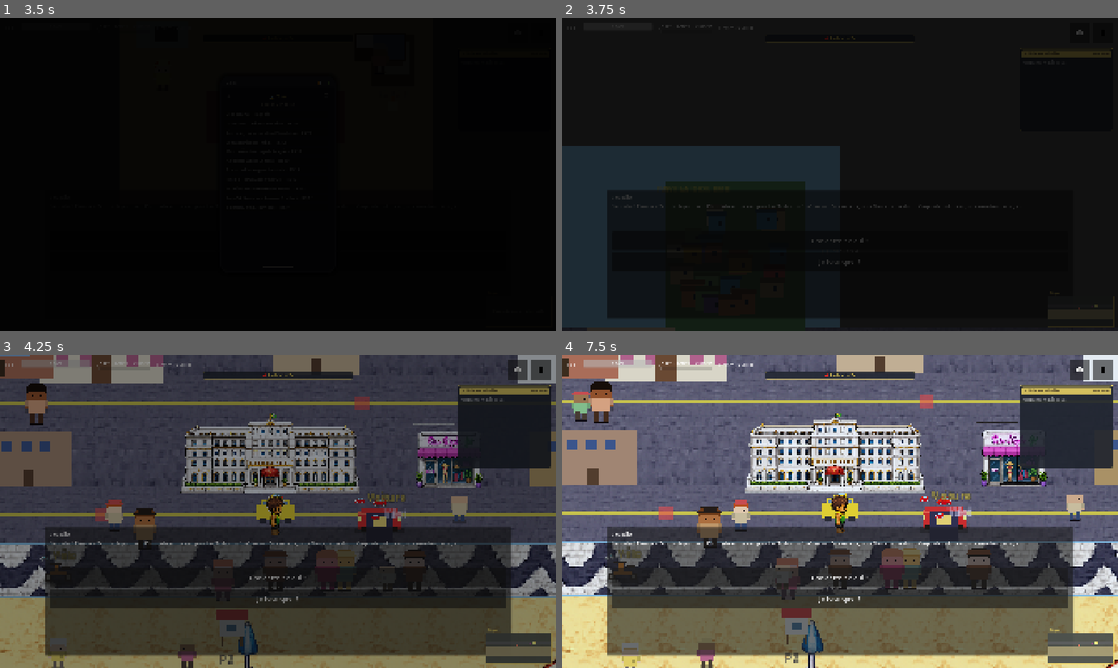
Above: before the commit, frames 1-4 (two rows, left to right).
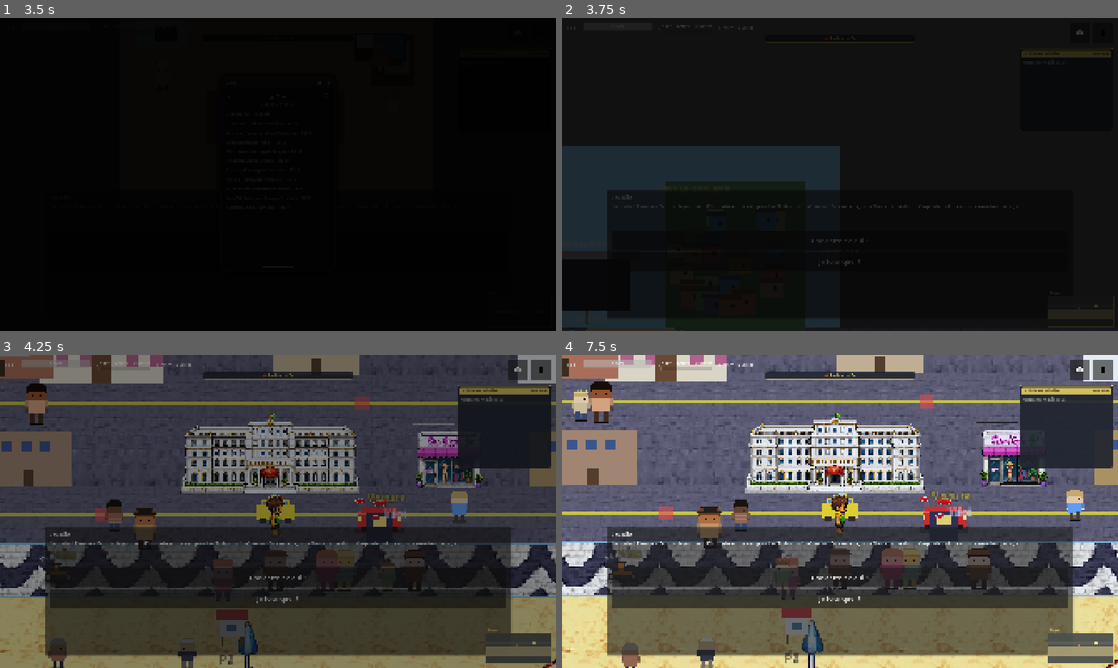
Above: after the commit, the same moments.

Repository: alexandreDavid/rio
Game: Godot game, scene res://scenes/main/Intro.tscn
Two runs of this game, one before a commit and one after it. Both use one fixed random seed, a clock stepped at 60 frames per second and the inputs below.
Inputs (mouse positions are in pixels of both pictures, inside the frame that each line leads up to):
- Up to frame 1 (3.5 s): click "Continuer" at 0.5 s; tap Enter (ui_accept) at 1.25 s; move the mouse to (400, 158) at 1.27 s; hold D (move_right) 1.28-2 s; hold E (interact) 1.28-2 s; click (400, 158) at 1.42 s; tap Space (jump) at 1.52 s; click "📱" at 2 s; click "🚕 Taxi" at 2.75 s
- Up to frame 2 (3.75 s): click "Copacabana — calçadão" at 3.5 s
- Up to frame 3 (4.25 s): no input
- Up to frame 4 (7.5 s): drag from (728, 527) to (923, 401) at 4.27 s; click "📖" at 5 s; click "Une dette ? À qui ?" at 5.75 s; click "Je ferai quoi ?" at 6.5 s; click "Fechar (J)" at 7.25 s

Frame 1 is identical in both runs. In frame 2, 1.4% of the frame differs, in the area x 0-9%, y 77-98%; in frame 3, 0.6%; in frame 4, 1.1%.

Commit message:
Repositionne les accès Copa↔Botafogo↔favela aux bons endroits
Avant : ExitToBotafogo placé à x=3110, hors de la zone jouable
(map_end_x=2200) — joueur ne pouvait pas atteindre Botafogo à pied
depuis Copa. ExitToFavela en plein milieu (x=1100), sans logique
géographique.

Après :
- ExitToBotafogoNovo à x=2150 (extrémité est, Av. Princesa Isabel /
  Túnel Novo, côté Leme)
- ExitToBotafogoVelho à x=1100 (mid-Copa, Túnel Velho / R. Siqueira
  Campos — prend la place de l'ancien exit favela)
- ExitToFavela déplacé à x=200 (côté Forte, au pied du cluster
  FAVELA DO MORRO)

CopacabanaGenerator dessine deux nouvelles bouches de tunnel alignées
avec les exits (mouth + arch + signs). L'ancien décor "TÚNEL NOVO"
hors zone jouable (Pedra do Leme à x=3110) n'est plus signalé pour
éviter la confusion.

WALK_ENTRIES mis à jour : arrivées à (200, -100) pour la favela et
(2150, -100) pour Botafogo, sud des nouveaux exits (pas de ping-pong).

Le test _index_exits_by_target supporte désormais plusieurs exits avec
le même target_district (Botafogo a deux entrées).

Co-Authored-By: Claude Opus 4.7 (1M context) <noreply@anthropic.com>

Diff:
--- a/scenes/world/Copacabana.tscn
+++ b/scenes/world/Copacabana.tscn
@@ -394,16 +394,21 @@
 [node name="BotafogoFlamengoDistrict" parent="." instance=ExtResource("59_botafogo")]
 position = Vector2(-13800, -6000)
 
-[node name="ExitToBotafogo" parent="." instance=ExtResource("58_exit")]
-position = Vector2(3110, -50)
+[node name="ExitToBotafogoNovo" parent="." instance=ExtResource("58_exit")]
+position = Vector2(2150, -210)
 target_district = "botafogo_flamengo"
-label_text = "↑ TÚNEL → BOTAFOGO"
+label_text = "↑ TÚNEL NOVO → BOTAFOGO"
+
+[node name="ExitToBotafogoVelho" parent="." instance=ExtResource("58_exit")]
+position = Vector2(1100, -210)
+target_district = "botafogo_flamengo"
+label_text = "↑ TÚNEL VELHO → BOTAFOGO"
 
 [node name="FavelaDoMorroDistrict" parent="." instance=ExtResource("60_favela")]
 position = Vector2(-15000, -2900)
 
 [node name="ExitToFavela" parent="." instance=ExtResource("58_exit")]
-position = Vector2(1100, -210)
+position = Vector2(200, -210)
 target_district = "favela_morro"
 label_text = "↑ MORRO / FAVELA"
 
--- a/scripts/core/DistrictManager.gd
+++ b/scripts/core/DistrictManager.gd
@@ -84,8 +84,8 @@
 	# touche immédiatement le trigger retour, repart, etc.).
 	"copacabana": {
 		"zona_sul":           Vector2(-240, 110),    # depuis Arpoador (ouest, après le Forte)
-		"botafogo_flamengo":  Vector2(3070, -50),    # depuis le tunnel Leme (extrémité est)
-		"favela_morro":       Vector2(1100, -100),   # arrivée depuis le morro — sud de ExitToFavela (-210)
+		"botafogo_flamengo":  Vector2(2150, -100),   # arrivée Túnel Novo (Av. Princesa Isabel) — sud de l'exit (-210)
+		"favela_morro":       Vector2(200, -100),    # arrivée pied du morro (Forte) — sud de ExitToFavela (-210)
 	},
 	"zona_sul": {
 		"copacabana": Vector2(800, 130),  # arrivée depuis l'est (Copa) — ouest de ExitToCopa (905)
--- a/scripts/tests/IntegrationTest.gd
+++ b/scripts/tests/IntegrationTest.gd
@@ -1357,7 +1357,9 @@
 		var instance: Node = packed.instantiate()
 		add_child(instance)
 		await get_tree().physics_frame
-		# Index toutes les DistrictExit du target par leur target_district.
+		# Index toutes les DistrictExit du target par leur target_district. Un même
+		# target peut avoir plusieurs exits (ex. Túnel Novo + Túnel Velho pour
+		# Botafogo) — on les valide toutes.
 		var exits_by_target: Dictionary = {}
 		_index_exits_by_target(instance, exits_by_target)
 		for source_id in sources:
@@ -1367,25 +1369,26 @@
 			var arrival_world: Vector2 = arrival_pos
 			if target_id != "copacabana" and instance is Node2D:
 				arrival_world = (instance as Node2D).global_position + arrival_pos
-			# L'exit qui pointe vers source_id (= chemin retour) ne doit pas
-			# couvrir arrival_world.
-			var return_exit: Node = exits_by_target.get(source_id)
-			if return_exit == null:
-				continue  # pas d'exit retour → pas de ping-pong possible
-			var rect: Rect2 = _exit_world_rect(return_exit)
-			if rect == Rect2():
-				continue
-			_assert(not rect.has_point(arrival_world),
-				"%s arrival from '%s' (%s) hors de %s_exit %s" % [
-					target_id, source_id, str(arrival_pos),
-					source_id, str(rect)])
+			# Tous les exits qui pointent vers source_id (= chemins retour) doivent
+			# laisser arrival_world hors de leur trigger.
+			var return_exits: Array = exits_by_target.get(source_id, [])
+			for return_exit in return_exits:
+				var rect: Rect2 = _exit_world_rect(return_exit)
+				if rect == Rect2():
+					continue
+				_assert(not rect.has_point(arrival_world),
+					"%s arrival from '%s' (%s) hors de %s.%s %s" % [
+						target_id, source_id, str(arrival_pos),
+						source_id, return_exit.name, str(rect)])
 		instance.queue_free()
 		await get_tree().process_frame
 
 func _index_exits_by_target(root: Node, out: Dictionary) -> void:
 	if root is DistrictExit:
 		var ex: DistrictExit = root
-		out[ex.target_district] = ex
+		var arr: Array = out.get(ex.target_district, [])
+		arr.append(ex)
+		out[ex.target_district] = arr
 	for child in root.get_children():
 		_index_exits_by_target(child, out)
 
--- a/scripts/world/CopacabanaGenerator.gd
+++ b/scripts/world/CopacabanaGenerator.gd
@@ -150,6 +150,7 @@
 	_spawn_cop_bar()
 	_spawn_academia()
 	_spawn_favelas()
+	_spawn_botafogo_tunnels()
 	_spawn_calcadao()
 	_spawn_beach_props()
 	_spawn_postos()
@@ -922,6 +923,36 @@
 	_spawn_favela_cluster(container, Rect2(60, -340, 200, 150), 28, 12345, "FAVELA DO MORRO", Color(0.95, 0.5, 0.3, 1))
 	# Favela do Leme (est, sur la colline)
 	_spawn_favela_cluster(container, Rect2(2240, -340, 156, 150), 25, 54321, "FAVELA DO LEME", Color(0.95, 0.85, 0.35, 1))
+
+# Bouches de tunnel Copa→Botafogo, alignées avec les ExitToBotafogo* dans
+# Copacabana.tscn. Arch sombre + nom de rue, dans la bande favela (y < -200).
+# Túnel Velho (mid-Copa, R. Figueiredo Magalhães / Siqueira Campos) à x=1100,
+# Túnel Novo (Leme, Av. Princesa Isabel) à x=2150.
+func _spawn_botafogo_tunnels() -> void:
+	var container: Node2D = Node2D.new()
+	container.name = "BotafogoTunnels"
+	add_child(container)
+	_spawn_tunnel_arch(container, Vector2(1100, -210), "TÚNEL VELHO", "R. SIQUEIRA CAMPOS")
+	_spawn_tunnel_arch(container, Vector2(2150, -210), "TÚNEL NOVO", "AV. PRINCESA ISABEL")
+
+func _spawn_tunnel_arch(parent: Node, top_center: Vector2, name_text: String, street_text: String) -> void:
+	# Bouche du tunnel : rectangle sombre pour le passage, voussure plus claire au-dessus.
+	var mouth: ColorRect = ColorRect.new()
+	mouth.offset_left = top_center.x - 50
+	mouth.offset_top = top_center.y - 60
+	mouth.offset_right = top_center.x + 50
+	mouth.offset_bottom = top_center.y
+	mouth.color = Color(0.14, 0.13, 0.16, 1)
+	parent.add_child(mouth)
+	var arch: ColorRect = ColorRect.new()
+	arch.offset_left = top_center.x - 60
+	arch.offset_top = top_center.y - 70
+	arch.offset_right = top_center.x + 60
+	arch.offset_bottom = top_center.y - 60
+	arch.color = Color(0.55, 0.5, 0.5, 1)
+	parent.add_child(arch)
+	_spawn_sign(parent, Vector2(top_center.x - 30, top_center.y - 84), name_text, Color(0.92, 0.88, 0.78, 1), 9)
+	_spawn_sign(parent, Vector2(top_center.x - 50, top_center.y + 4), street_text, Color(0.85, 0.82, 0.7, 0.9), 7)
 
 func _spawn_favela_cluster(parent: Node, zone: Rect2, house_count: int, seed_val: int, label_text: String, label_color: Color) -> void:
 	var rng: RandomNumberGenerator = RandomNumberGenerator.new()
@@ -1167,7 +1198,9 @@
 	tunnel_arch.offset_bottom = -100.0
 	tunnel_arch.color = Color(0.55, 0.5, 0.5, 1)
 	container.add_child(tunnel_arch)
-	_spawn_sign(container, Vector2(3110, -120), "TÚNEL NOVO", Color(0.92, 0.88, 0.78, 1), 9)
+	# Le panneau "TÚNEL NOVO" a migré sur l'ExitToBotafogoNovo en x=2150 (Av.
+	# Princesa Isabel). Ici on garde juste la silhouette du morro derrière la
+	# Pedra do Leme — décor lointain, hors zone jouable.
 	_spawn_sign(container, Vector2(3080, 174), "PEDRA DO LEME", Color(0.55, 0.4, 0.32, 1), 8)
 
 func _spawn_sign(parent: Node, pos: Vector2, text: String, color: Color, size: int = 11) -> void:
